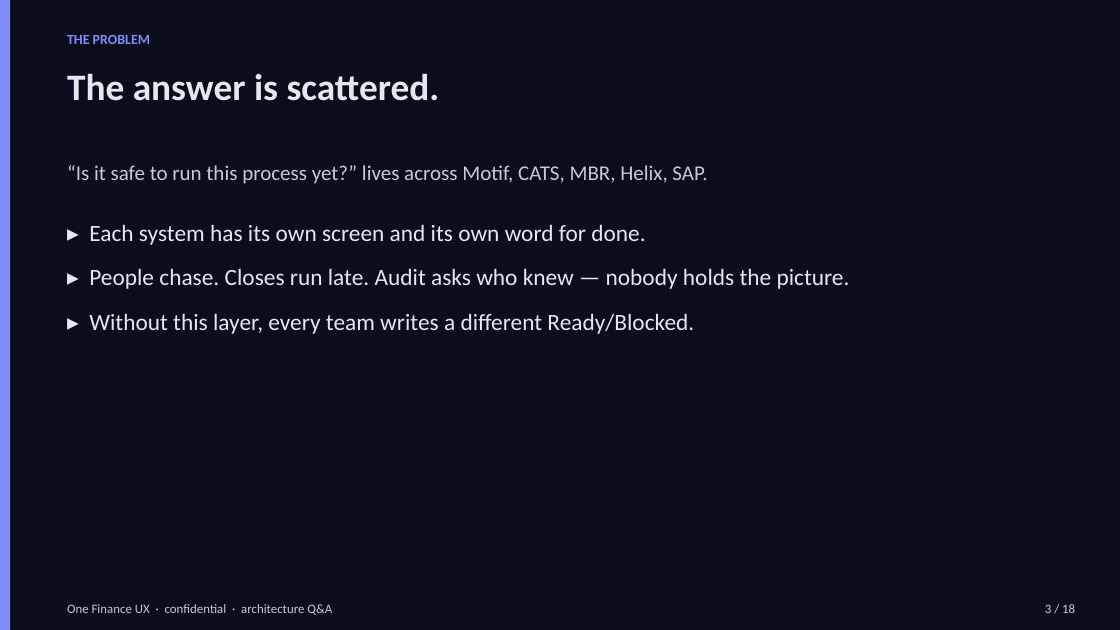
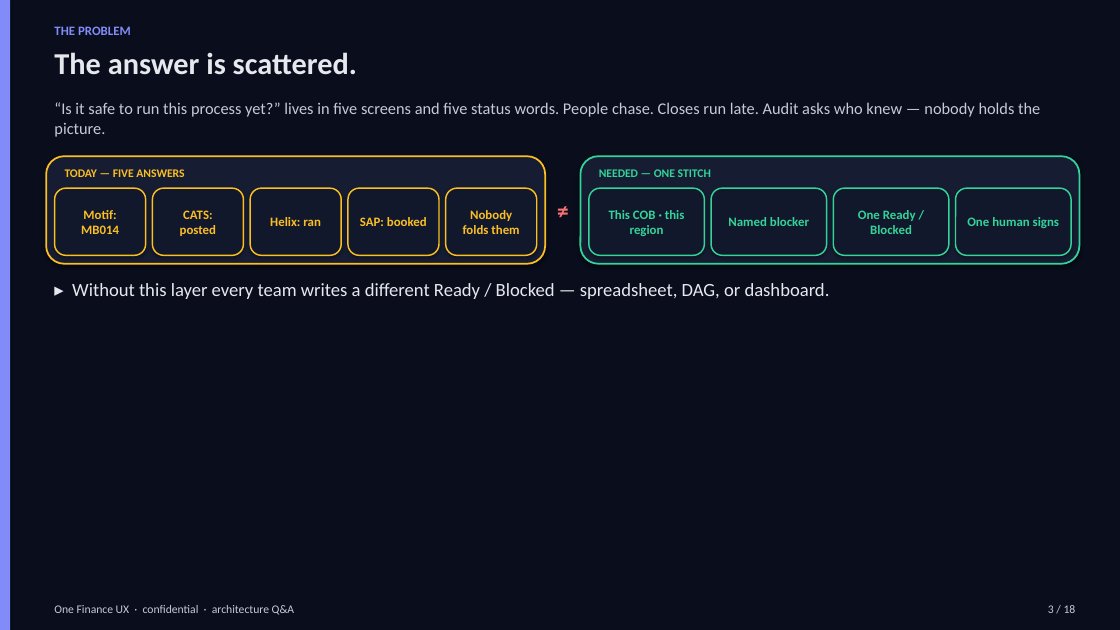
Before and after one commit to praveen2025work/onefinuxdemo, a slide deck: slide 3 of docs/design/arch-qa-deck.pptx. Drawn at 1120x630 pixels with LibreOffice and Linux fonts; fonts in the diff are those of the drawing. Boxes give left, top, right and bottom in pixels: in the first picture for what was removed or moved away, otherwise in the second. Text is boxed around its words. In the diff, an @@ line names an element or a change of style, - is before the commit and + after.

```diff
--- a/docs/design/arch-qa-deck.pptx
+++ b/docs/design/arch-qa-deck.pptx
@@ text "THE PROBLEM": place and size @@
-text "THE PROBLEM" at <box>67,35,150,44</box>
+text "THE PROBLEM" at <box>54,26,131,35</box>
@@ text "THE PROBLEM" at <box>54,26,131,35</box>: size 12 to 11 pt @@
@@ text "The answer is scattered.": place and size @@
-text "The answer is scattered." at <box>67,73,440,101</box>
+text "The answer is scattered." at <box>54,52,357,75</box>
@@ text "The answer is scattered." at <box>54,52,357,75</box>: size 32 to 26 pt @@
@@ text at <box>54,102,1040,137</box>: text changed; size 18 to 14 pt @@
-“Is it safe to run this process yet?” lives across Motif, CATS, MBR, Helix, SAP.
+“Is it safe to run this process yet?” lives in five screens and five status words. People chase. Closes run late. Audit asks who knew — nobody holds the picture.
@@ rounded rectangle added at <box>46,156,545,264</box>, fill #161D33, outline #FBBF24 1.5 pt @@
@@ text added at <box>65,169,184,177</box>, 10 pt, text #FBBF24, bold @@
+TODAY — FIVE ANSWERS
@@ rounded rectangle added at <box>581,156,1080,264</box>, fill #161D33, outline #34D399 1.5 pt @@
@@ text added at <box>599,169,711,177</box>, 10 pt, text #34D399, bold @@
+NEEDED — ONE STITCH
@@ rounded rectangle added at <box>55,188,145,255</box>, fill #12182C, outline #FBBF24 1.25 pt, 11 pt, text #FBBF24, bold @@
+Motif: MB014
@@ rounded rectangle added at <box>152,188,243,255</box>, fill #12182C, outline #FBBF24 1.25 pt, 11 pt, text #FBBF24, bold @@
+CATS: posted
@@ rounded rectangle added at <box>250,188,341,255</box>, fill #12182C, outline #FBBF24 1.25 pt, 11 pt, text #FBBF24, bold @@
+Helix: ran
@@ rounded rectangle added at <box>348,188,439,255</box>, fill #12182C, outline #FBBF24 1.25 pt, 11 pt, text #FBBF24, bold @@
+SAP: booked
@@ rounded rectangle added at <box>446,188,537,255</box>, fill #12182C, outline #FBBF24 1.25 pt, 11 pt, text #FBBF24, bold @@
+Nobody folds them
@@ text added at <box>545,192,581,226</box>, 20 pt, text #F87171, bold @@
+≠
@@ rounded rectangle added at <box>589,188,705,255</box>, fill #12182C, outline #34D399 1.25 pt, 11 pt, text #34D399, bold @@
+This COB · this region
@@ rounded rectangle added at <box>711,188,827,255</box>, fill #12182C, outline #34D399 1.25 pt, 11 pt, text #34D399, bold @@
+Named blocker
@@ rounded rectangle added at <box>833,188,949,255</box>, fill #12182C, outline #34D399 1.25 pt, 11 pt, text #34D399, bold @@
+One Ready / Blocked
@@ rounded rectangle added at <box>956,188,1072,255</box>, fill #12182C, outline #34D399 1.25 pt, 11 pt, text #34D399, bold @@
+One human signs
@@ text at <box>72,283,830,299</box>: text changed; size 20 to 16 pt @@
-▸ Each system has its own screen and its own word for done.
-▸ People chase. Closes run late. Audit asks who knew — nobody holds the picture.
-▸ Without this layer, every team writes a different Ready/Blocked.
+▸ Without this layer every team writes a different Ready / Blocked — spreadsheet, DAG, or dashboard.
@@ text "One Finance UX · confidential ...": place and size @@
-text "One Finance UX · confidential ..." at <box>67,604,332,615</box>
+text "One Finance UX · confidential ..." at <box>54,605,294,615</box>
@@ text "One Finance UX · confidential ..." at <box>54,605,294,615</box>: size 11 to 10 pt @@
@@ text "3 / 18" at <box>1048,605,1076,613</box>: size 11 to 10 pt @@
```
Also in this commit, not shown: 17 other slides changed, 4 other files.
